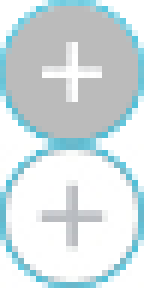
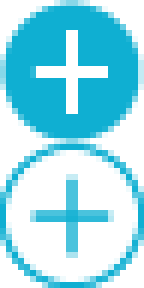
Revision of a layered (144, 288) image; what changed, layer by layer:
added layer "Vector Smart Object" (1st of 4) above "Vector Smart Object" over [0, 0, 144, 144]
added layer "Vector Smart Object" (2nd of 4) above "Vector Smart Object" over [0, 144, 144, 288]
added layer "Vector Smart Object" (3rd of 4) above "Vector Smart Object copy" over [0, 144, 144, 288]
hid "Vector Smart Object copy" over [0, 0, 144, 144]
hid "Vector Smart Object" (4th of 4) over [0, 144, 144, 288]
hid "Layer 2" over [0, 0, 144, 144]
hid "Layer 1" over [0, 144, 144, 288]
hid "Layer 0" over [0, 0, 144, 288]
